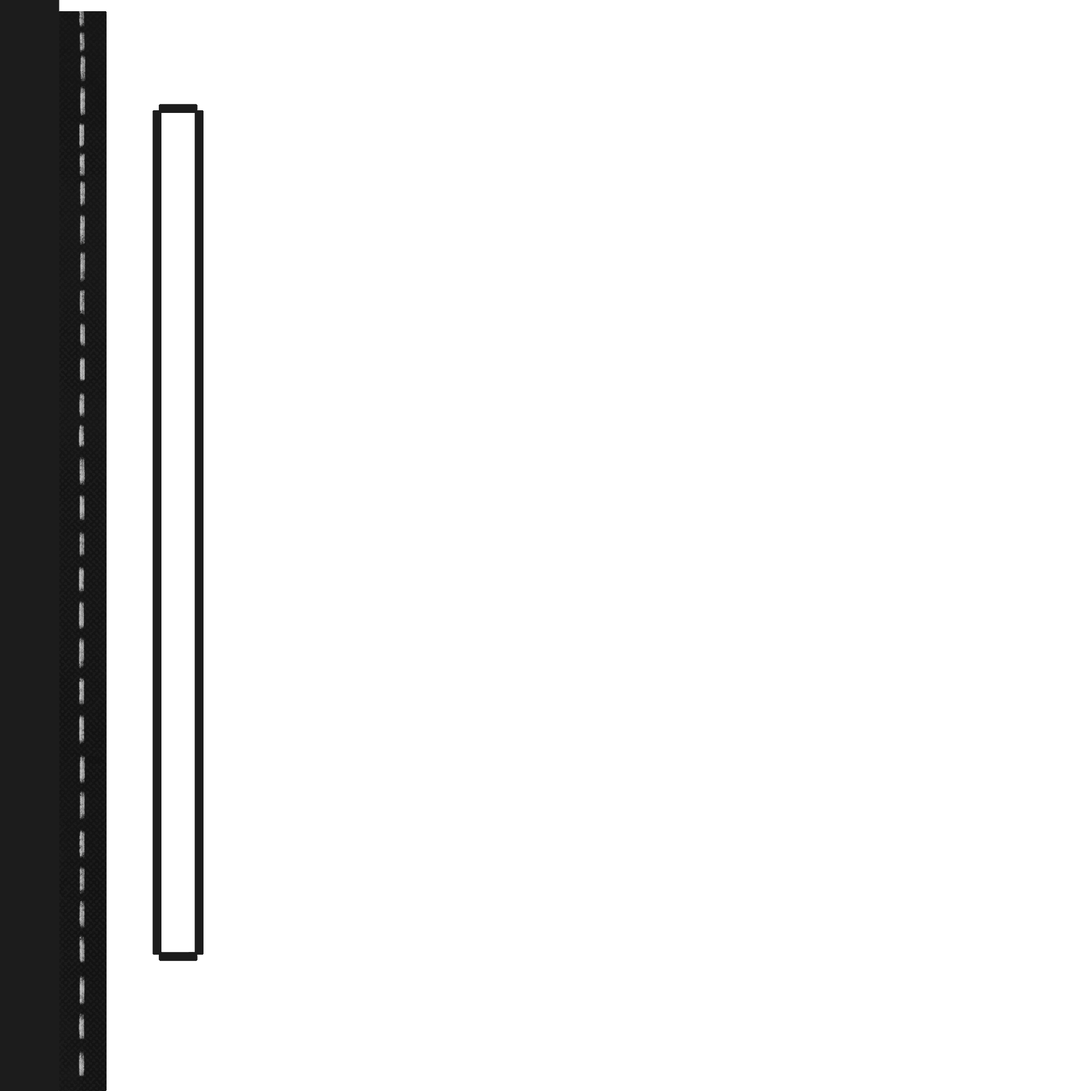
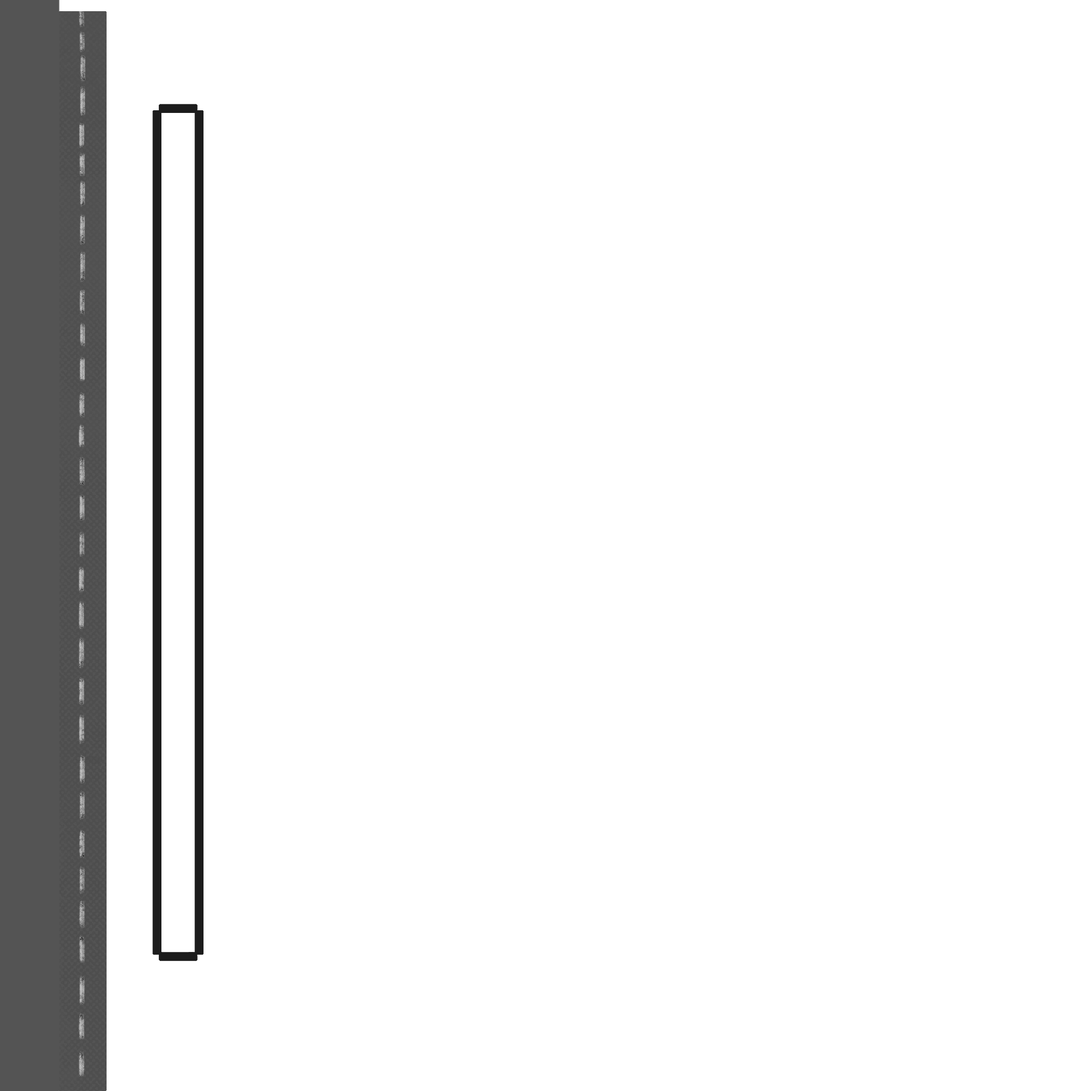
Revision of a layered 1091x1091 image; what changed, layer by layer:
painted on "Capa 1 - copia" over [0, 0, 107, 1091]
